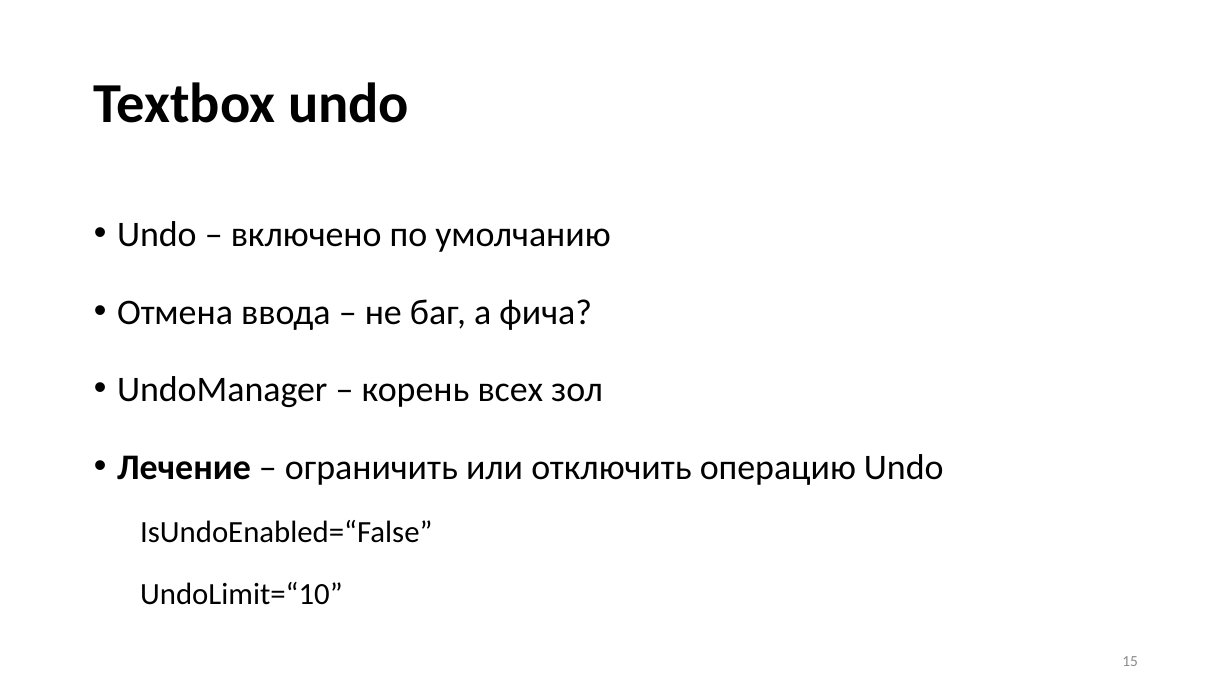
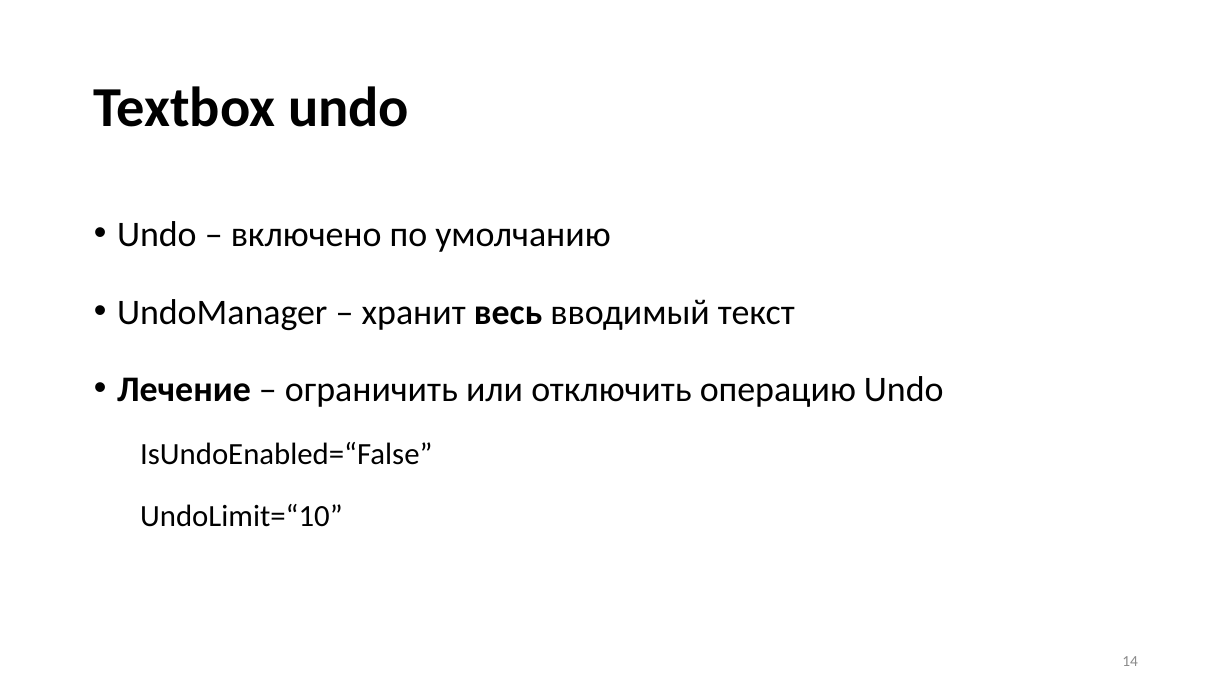
Before and after one commit to Talrandel/MemoryLeak, a slide deck: slide 14 of Утечки памяти.pptx (slide 15 before the commit). Drawn at 1232x693 pixels with LibreOffice and Linux fonts; fonts in the diff are those of the drawing. Boxes give left, top, right and bottom in pixels: in the first picture for what was removed or moved away, otherwise in the second. Text is boxed around its words. In the diff, an @@ line names an element or a change of style, - is before the commit and + after.

```diff
--- a/Утечки памяти.pptx
+++ b/Утечки памяти.pptx
@@ title "Textbox undo": place and size @@
-title "Textbox undo" at bbox=[94, 82, 409, 123]
+title "Textbox undo" at bbox=[94, 86, 409, 127]
@@ text at bbox=[117, 299, 795, 330]: text changed @@
-• Отмена ввода – не баг, а фича?
-• UndoManager – корень всех зол
+• UndoManager – хранит весь вводимый текст
@@ page number at bbox=[1122, 656, 1138, 666]: text changed @@
-15
+14
```
Also in this commit, not shown: 10 other slides changed, 2 slides removed, 7 other files.
